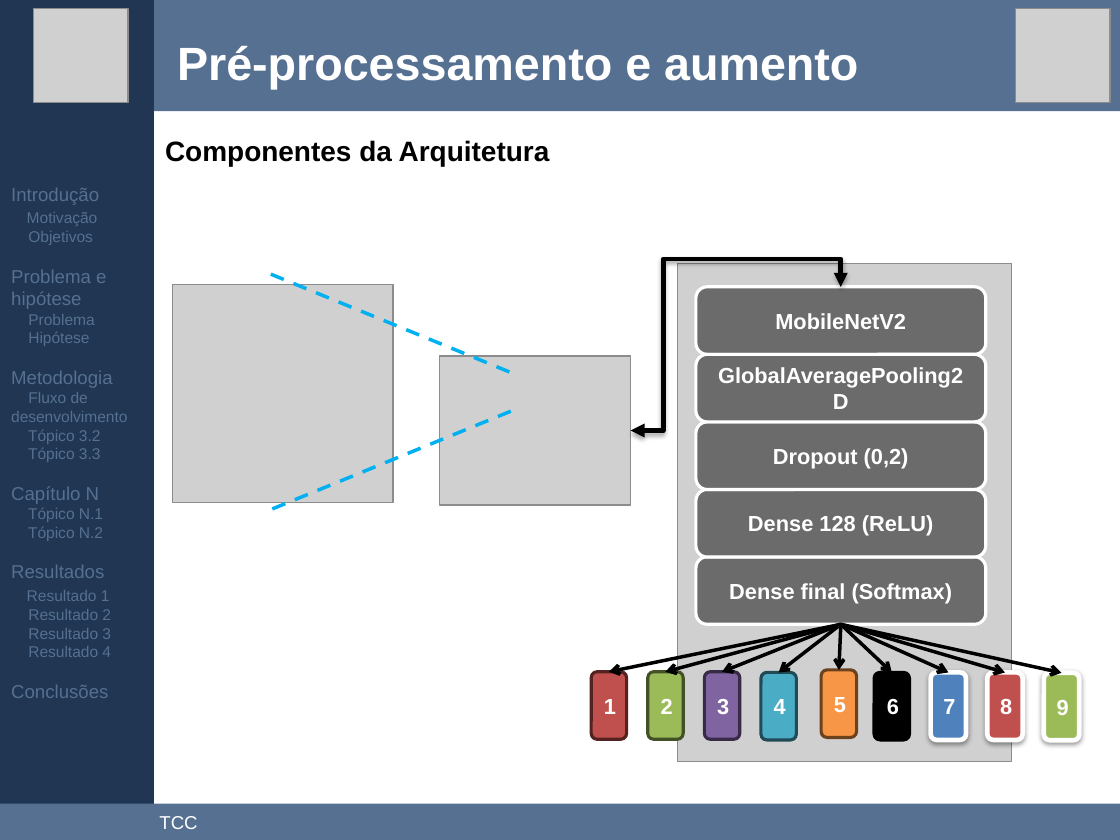
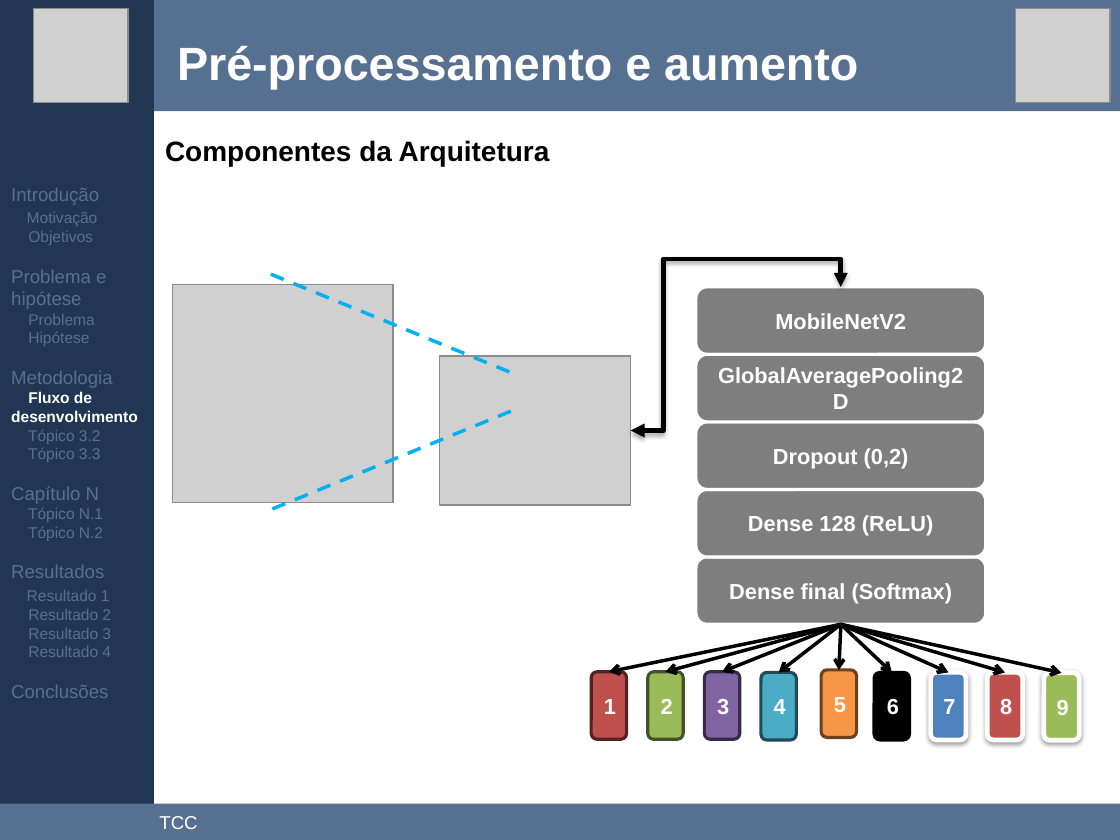
Before and after one commit to maxwellrs-dev/ai4rpi, a slide deck: slide 19 of apresentacao/apresentacao.pptx. Drawn at 1120x840 pixels with LibreOffice and Linux fonts; fonts in the diff are those of the drawing; grey boxes stand for pictures. Boxes give left, top, right and bottom in pixels: in the first picture for what was removed or moved away, otherwise in the second. Text is boxed around its words. In the diff, an @@ line names an element or a change of style, - is before the commit and + after.

```diff
--- a/apresentacao/apresentacao.pptx
+++ b/apresentacao/apresentacao.pptx
@@ picture removed at bbox=[678, 263, 1011, 760] @@
@@ text at bbox=[11, 391, 138, 444]: text colour #567091 to #FFFFFF, bold on in "Fluxo de desenvolvimento" @@
```
Also in this commit, not shown: 6 other slides changed, 7 slides added.
